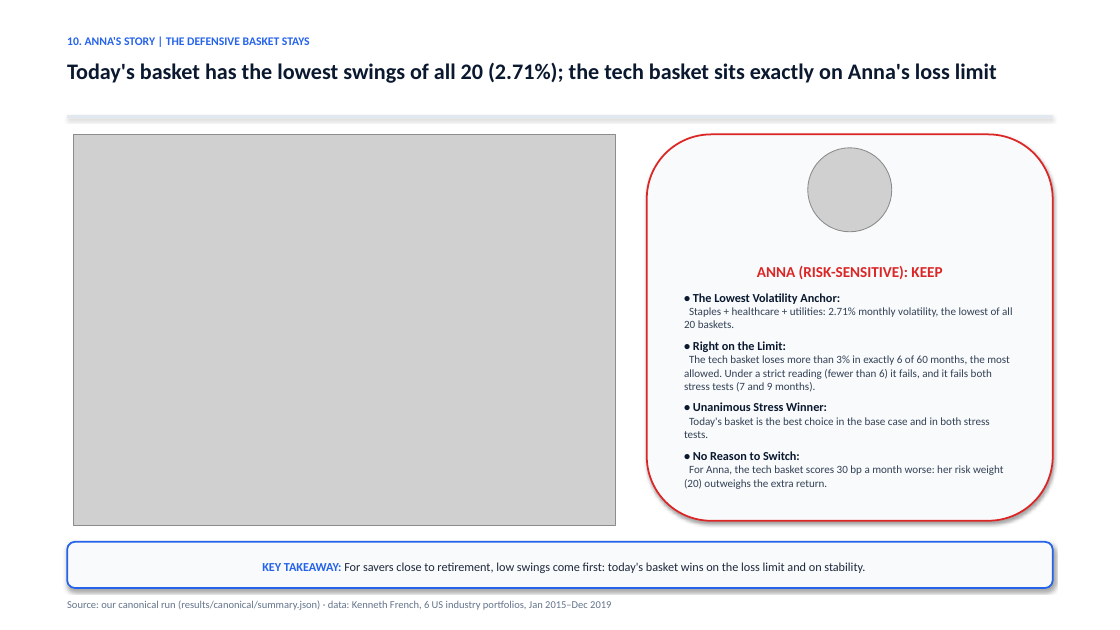
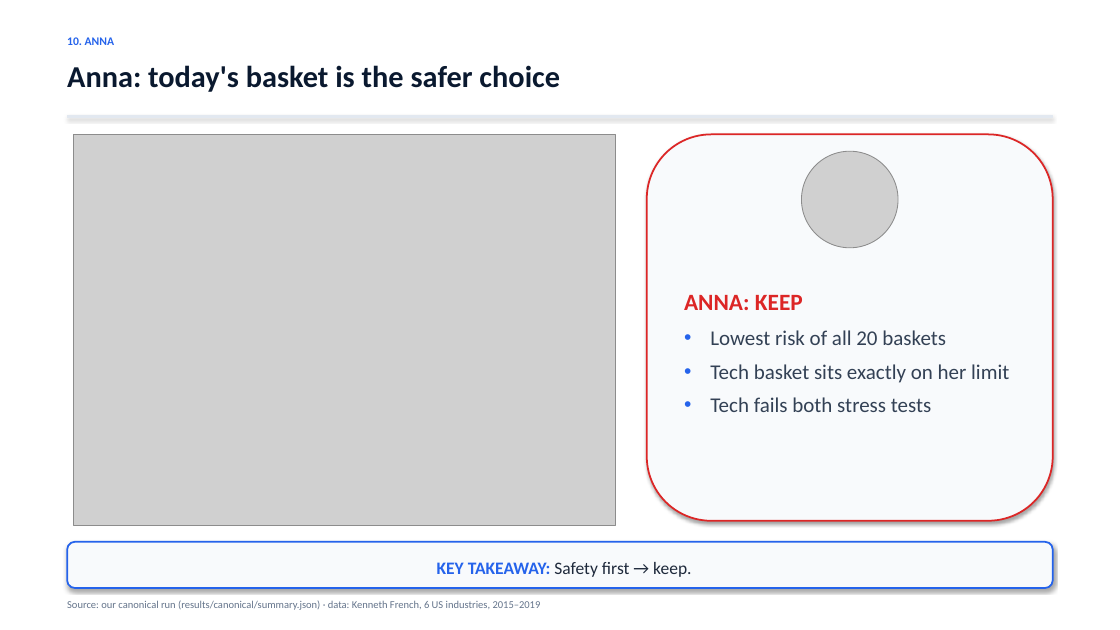
Before and after one commit to jonas221101/quantum-hackathon-finance, a slide deck: slide 20 of docs/deck/MBB_Pitch_Presentation_reviewed.pptx. Drawn at 1120x630 pixels with LibreOffice and Linux fonts; fonts in the diff are those of the drawing; grey boxes stand for pictures. Boxes give left, top, right and bottom in pixels: in the first picture for what was removed or moved away, otherwise in the second. Text is boxed around its words. In the diff, an @@ line names an element or a change of style, - is before the commit and + after.

```diff
--- a/docs/deck/MBB_Pitch_Presentation_reviewed.pptx
+++ b/docs/deck/MBB_Pitch_Presentation_reviewed.pptx
@@ text at [67,37,114,45]: text changed @@
-10. ANNA'S STORY | THE DEFENSIVE BASKET STAYS
+10. ANNA
@@ text at [67,65,560,92]: text changed; size 19 to 26 pt @@
-Today's basket has the lowest swings of all 20 (2.71%); the tech basket sits exactly on Anna's loss limit
+Anna: today's basket is the safer choice
@@ rounded rectangle "ANNA: KEEP" at [647,134,1053,521]: vertical alignment bottom to top @@
@@ picture: place and size @@
-picture at [808,148,892,232]
+picture at [802,151,898,248]
@@ text in rounded rectangle at [684,295,1009,412]: text changed; size 9.5 to 18 pt @@
-ANNA (RISK-SENSITIVE): KEEP
-• The Lowest Volatility Anchor:
-Staples + healthcare + utilities: 2.71% monthly volatility, the lowest of all 20 baskets.
-• Right on the Limit:
-The tech basket loses more than 3% in exactly 6 of 60 months, the most allowed. Under a strict reading (fewer than 6) it fails, and it fails both stress tests (7 and 9 months).
-• Unanimous Stress Winner:
-Today's basket is the best choice in the base case and in both stress tests.
-• No Reason to Switch:
-For Anna, the tech basket scores 30 bp a month worse: her risk weight (20) outweighs the extra return.
+ANNA: KEEP
+• Lowest risk of all 20 baskets
+• Tech basket sits exactly on her limit
+• Tech fails both stress tests
@@ text in rounded rectangle at [437,562,691,577]: text changed; size 10.5 to 15 pt @@
-KEY TAKEAWAY: For savers close to retirement, low swings come first: today's basket wins on the loss limit and on stability.
+KEY TAKEAWAY: Safety first → keep.
@@ text at [67,600,541,610]: text changed @@
-Source: our canonical run (results/canonical/summary.json) · data: Kenneth French, 6 US industry portfolios, Jan 2015–Dec 2019
+Source: our canonical run (results/canonical/summary.json) · data: Kenneth French, 6 US industries, 2015–2019
```
Also in this commit, not shown: 13 other slides changed, 1 other file.
